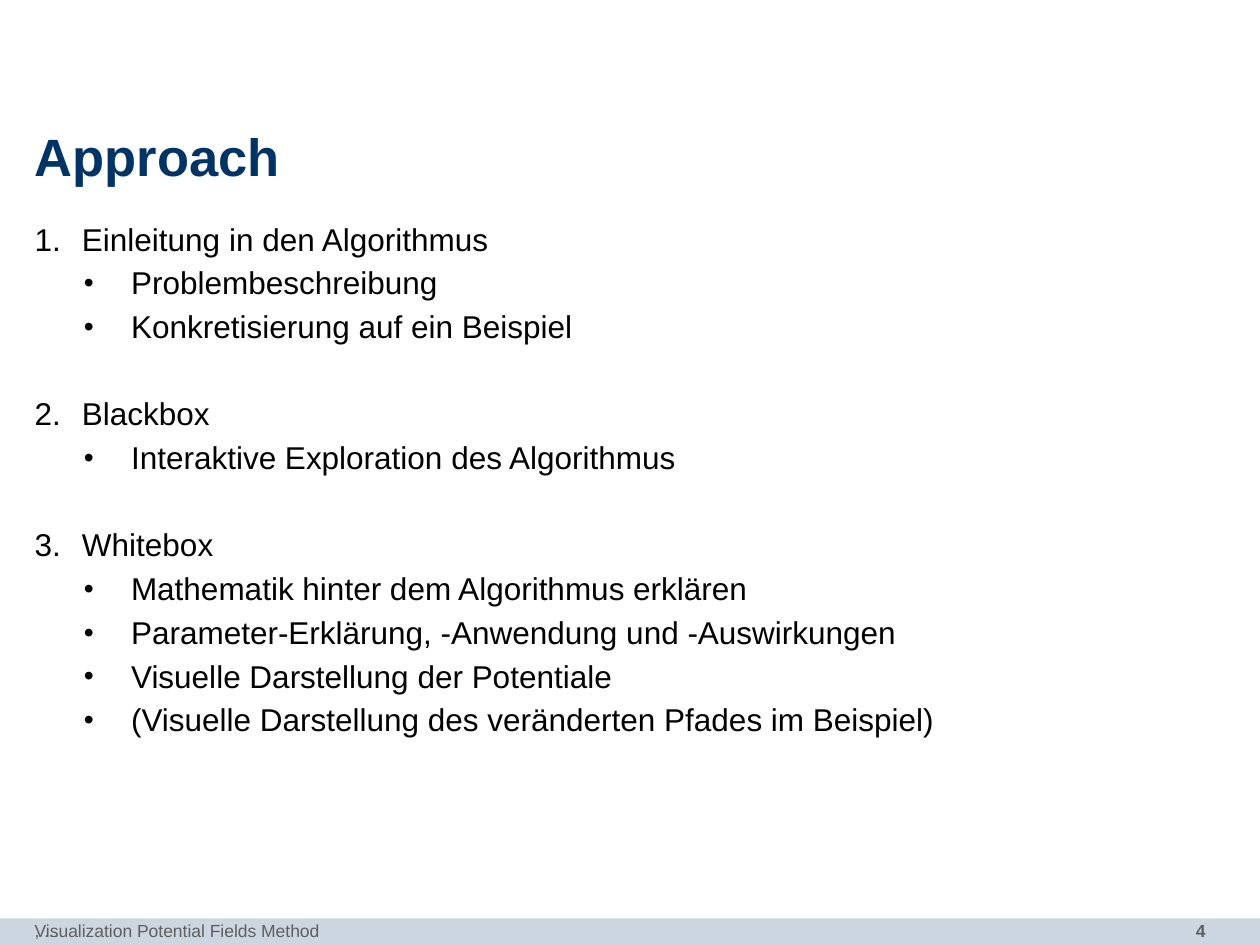
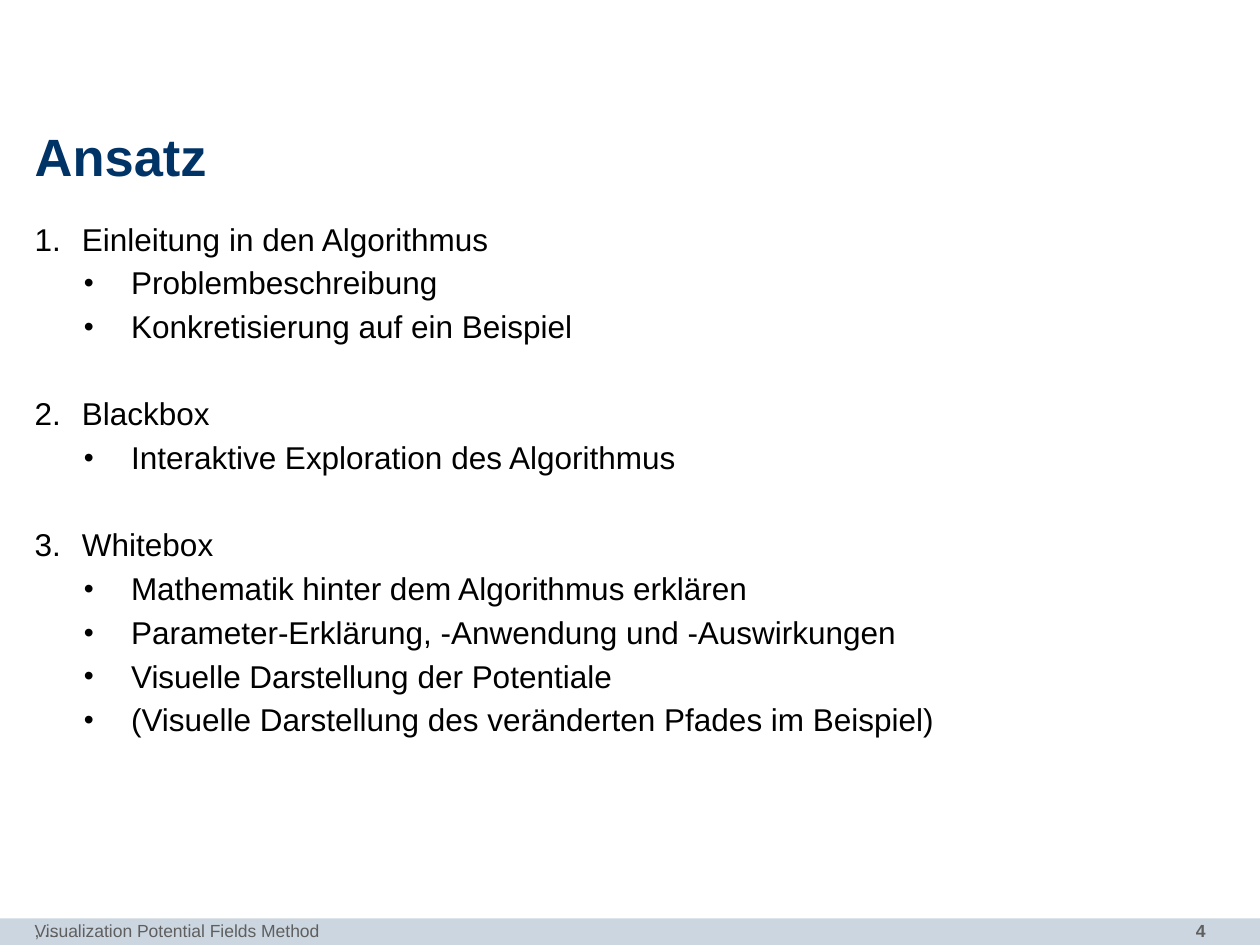
Before and after one commit to mthiop/mthiop.github.io, a slide deck: slide 4 of pres/PP_DataViz.odp. Drawn at 1260x945 pixels with LibreOffice and Linux fonts; fonts in the diff are those of the drawing; background and template pictures are left out. Boxes give left, top, right and bottom in pixels: in the first picture for what was removed or moved away, otherwise in the second. Text is boxed around its words. In the diff, an @@ line names an element or a change of style, - is before the commit and + after.

```diff
--- a/pres/PP_DataViz.odp
+++ b/pres/PP_DataViz.odp
@@ title at (35,140,207,177): text changed @@
-Approach
+Ansatz
```
Also in this commit, not shown: 1 other slide changed.
